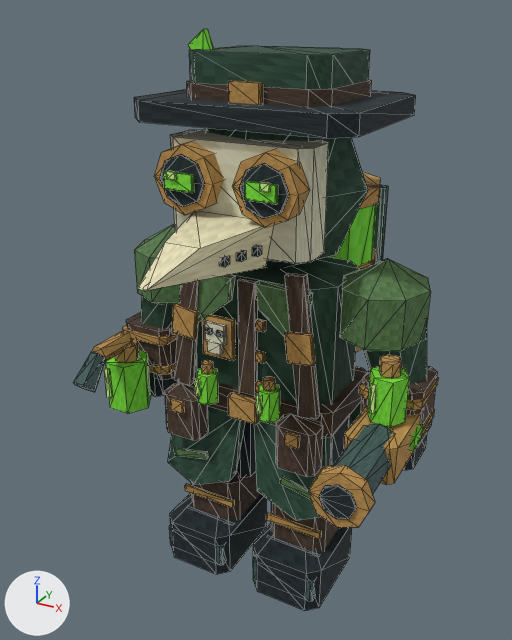
A saved change to the glTF model assets/heroes/alchimiste/Alchimiste_Anime.glb.
Camera for both pictures: a camera (50 mm lens) standing at (1.47, -2.84, 2.76) and looking at (-0.05, -0.08, 1.38). Arrows for +X, +Y and +Z are at lower left; the lights stay in place. The picture after the commit comes second. Mesh edges are drawn as thin lines. Vertices at exactly the same position are counted once.

In view in the first picture: 'Alchimiste_Mesh'.
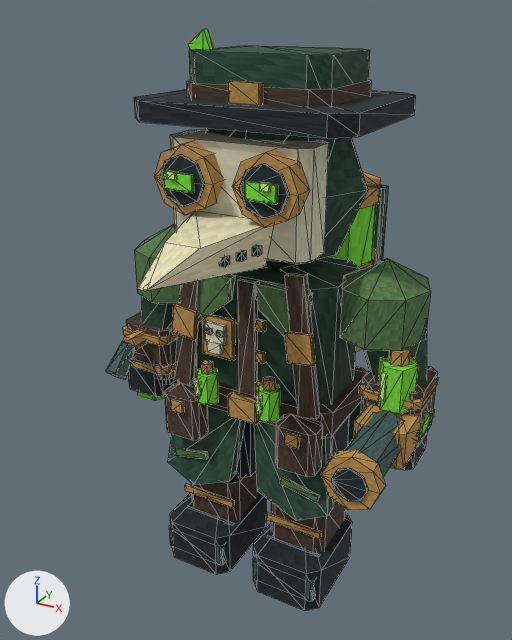
The change, as a list of edits to the scene's bpy script:
```text
Change me_alchimiste:
    used by ob_alchimiste_mesh; location = (0.0, 0.0, 0.0)
    remove me_alchimiste.from_pydata(...)  # 1497 vertices, 2500 faces; spans x -0.81..0.82, y -1.0..0.85, z 0.0..2.68
    add me_alchimiste.from_pydata(...)  # 1625 vertices, 2724 faces; spans x -0.81..0.82, y -1.0..0.85, z 0.0..2.68
    me_alchimiste part 1: the loose piece of 16 vertices spanning x -0.81..-0.57, y -0.19..0.06, z 0.86..1.04 is copied, and the copy is scaled about its middle by (0.264, 0.485, 0.605), then moved by (0.11, -0.02, 0.03); it spans x -0.61..-0.54, y -0.14..-0.02, z 0.92..1.04
    me_alchimiste part 2
    4 vertices are removed from x 0.8..0.82, y -0.25, z 1.01..1.09
    12 faces are deleted
    108 vertices in x 0.56..0.81, y -0.79..-0.05, z 0.86..1.43 move by (0.0, 0.12, 0.0)
    4 vertices in x 0.57..0.81, y -0.08, z 0.96..1.13 move by (0.0, 0.13, 0.0)
    4 vertices move within x 0.8..0.82, y -0.14, z 1.01..1.09
    4 vertices are added at (0.8, -0.02, 1.01), (0.8, -0.02, 1.09), (0.82, -0.02, 1.09), (0.82, -0.02, 1.01)
    12 new faces join them
    me_alchimiste part 3
    50 vertices in x -0.81..-0.57, y -0.66..-0.19, z 0.85..1.26 move by (0.0, 0.23, -0.04)
    6 vertices in x -0.75..-0.63, y -0.34..-0.24, z 1.2 move by (0.0, 0.23, -0.05)
    other edits to the shape of me_alchimiste do not show in these pictures
```

Pixel boxes (x1, y1, x2, y2) of what changed, in the pictures (512 x 640 px; the box of a moved part takes in the faces that stretch with it):
'Alchimiste_Mesh', reshaped (9% narrower): before (73, 29, 439, 611); after (106, 29, 439, 611)
part 1 of me_alchimiste, added (mostly hidden): after (164, 377, 176, 385)
part 2 of me_alchimiste, moved or reshaped: before (308, 355, 423, 527); after (321, 347, 430, 510)
part 3 of me_alchimiste, moved or reshaped: before (73, 331, 151, 413); after (106, 330, 165, 400)
